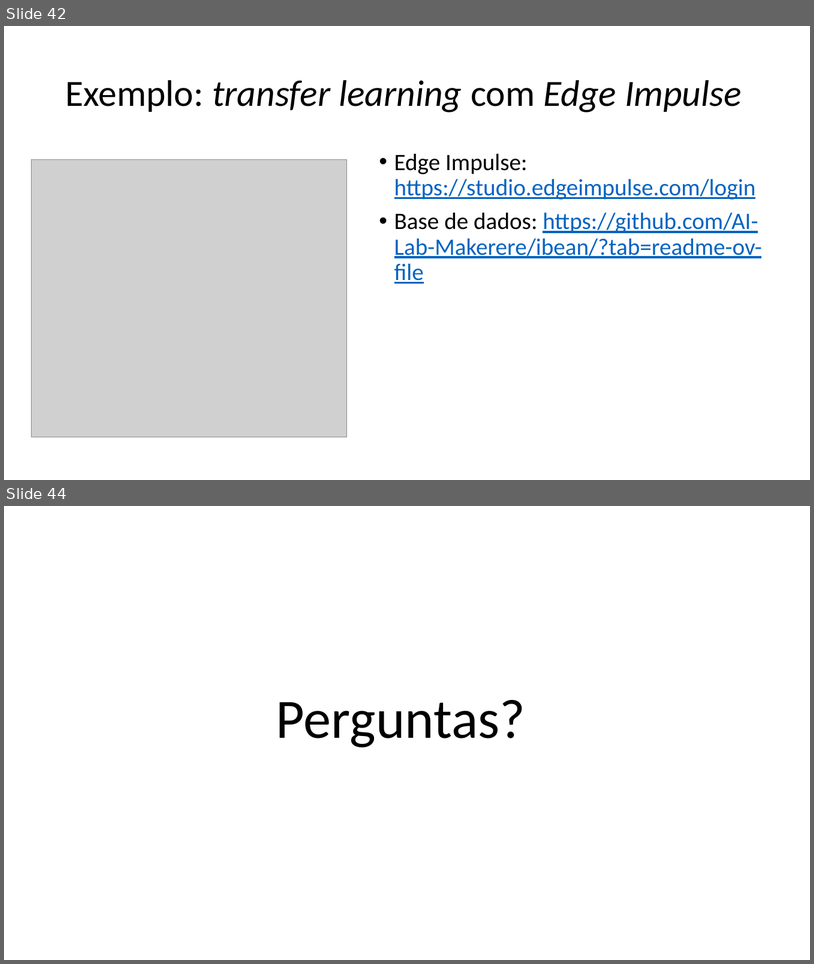
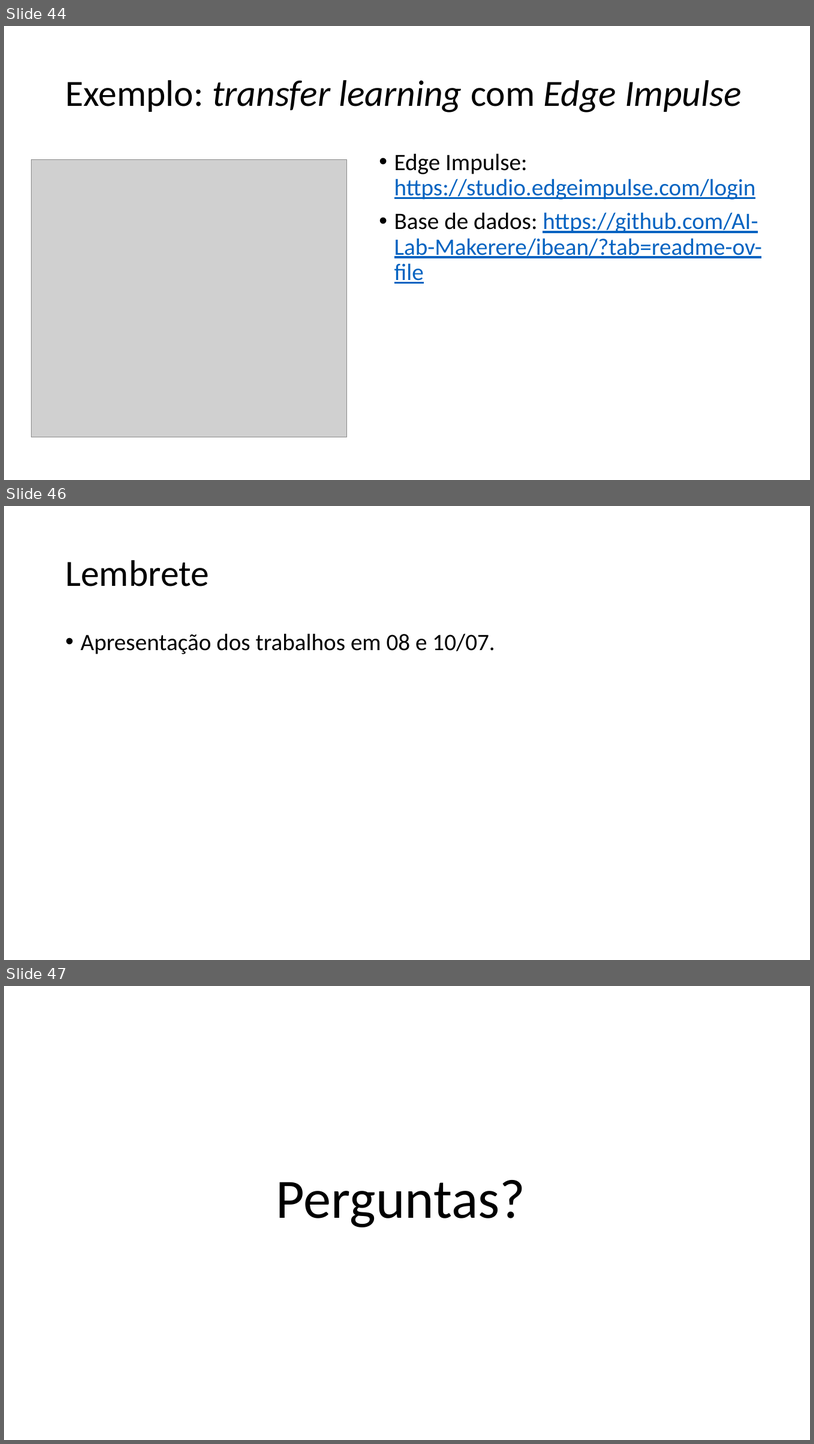
Before and after one commit to zz4fap/tp557-iot-ml, a slide deck: slides/TP557_13_Prevenindo_o_sobreajuste.pptx. Shown one above the other, each under a label of ours: slides 42 and 44 before the commit, slides 44, 46 and 47 after it; the slides between them are not shown. The pictures are 814x964 and 814x1444 pixels, drawn with LibreOffice and Linux fonts; fonts in the diff are those of the drawing; grey boxes stand for pictures. Boxes give left, top, right and bottom in pixels: in the first picture for what was removed or moved away, otherwise in the second. Text is boxed around its words. In the diff, an @@ line names an element or a change of style, - is before the commit and + after.

```diff
--- a/slides/TP557_13_Prevenindo_o_sobreajuste.pptx
+++ b/slides/TP557_13_Prevenindo_o_sobreajuste.pptx
@@ slide 46 added at (x1=4, y1=506, x2=810, y2=960), background #FFFFFF @@
@@ title added at (x1=65, y1=560, x2=209, y2=586), 44 pt, text #000000 @@
+Lembrete
@@ text added at (x1=81, y1=633, x2=495, y2=654), 28 pt, text #000000 @@
+• Apresentação dos trabalhos em 08 e 10/07.
@@ what was slide 42 is now slide 44 @@
@@ what was slide 44 is now slide 47 @@
```
Also in this commit, not shown: 1 slide changed, 2 other slides added, 2 other files.
